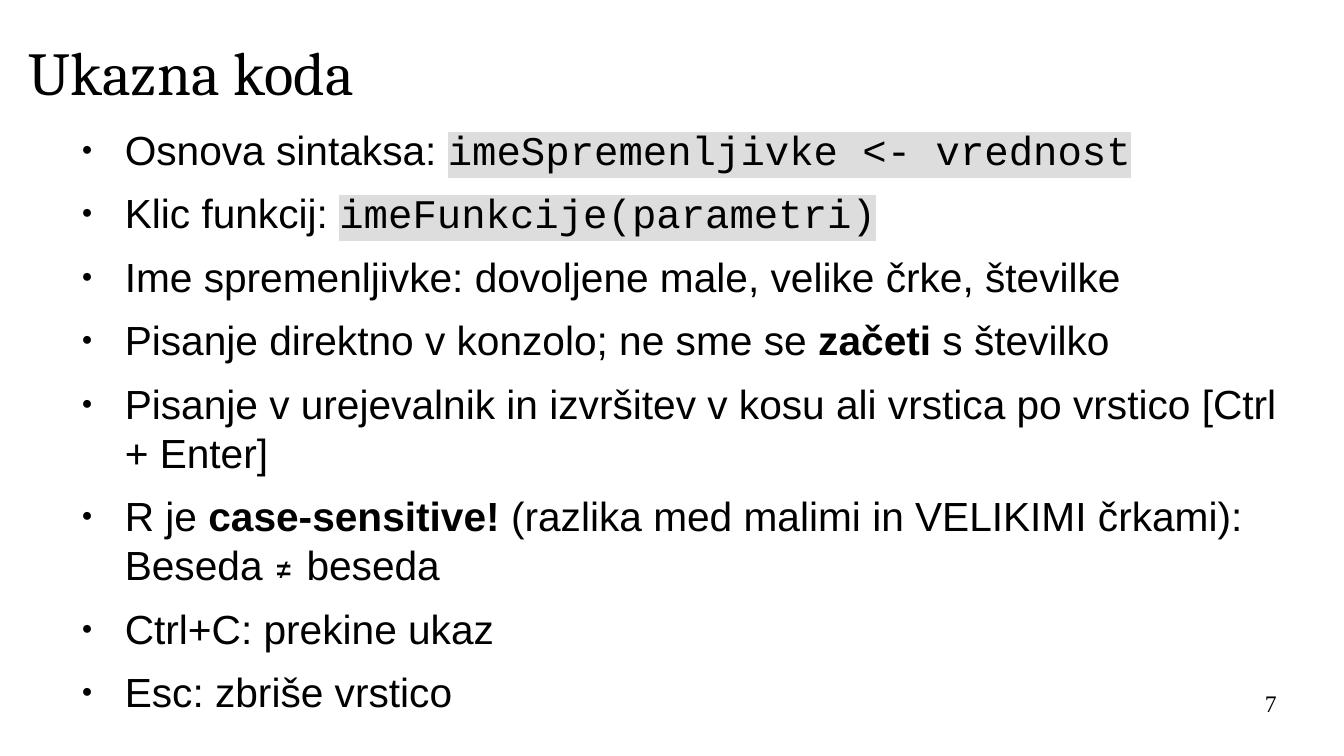
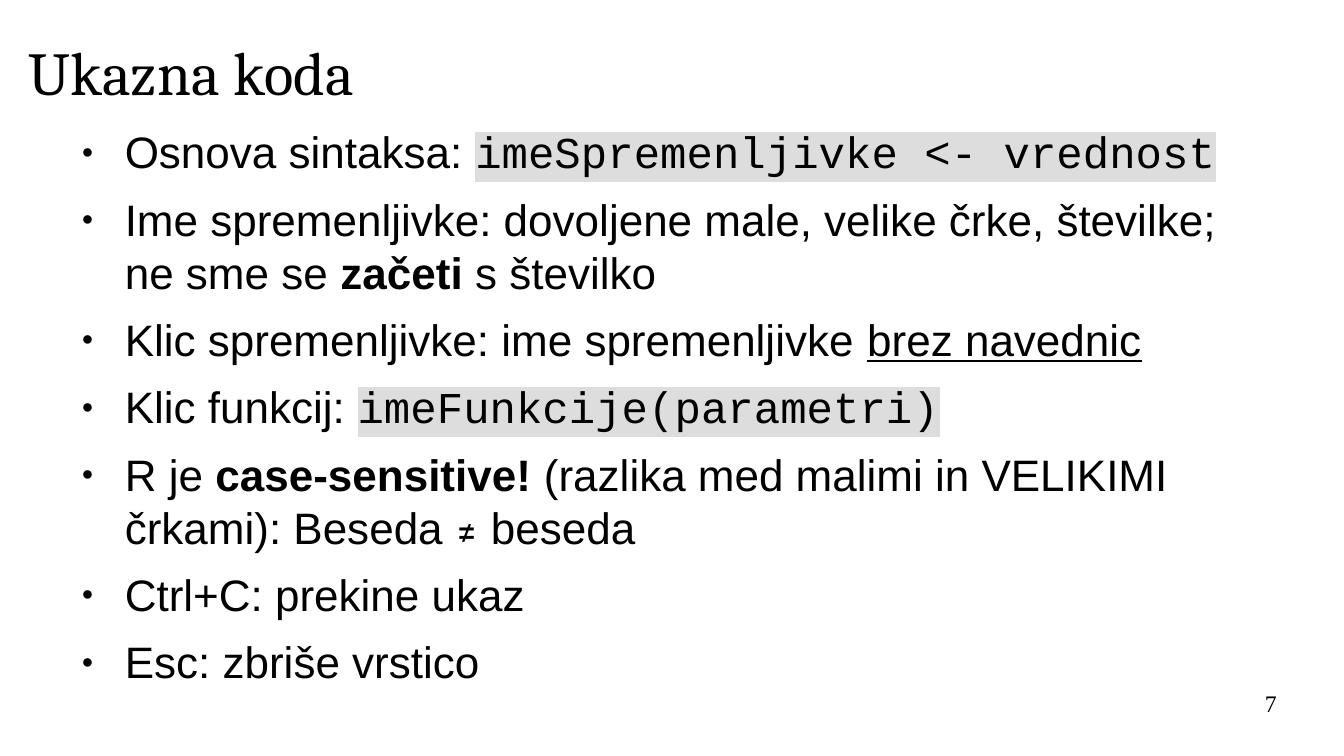
Before and after one commit to janaobsteter/R_tecaj, a slide deck: slide 7 of IT_Rtecaj.odp. Drawn at 1344x756 pixels with LibreOffice and Linux fonts; fonts in the diff are those of the drawing; background and template pictures are left out. Boxes give left, top, right and bottom in pixels: in the first picture for what was removed or moved away, otherwise in the second. Text is boxed around its words. In the diff, an @@ line names an element or a change of style, - is before the commit and + after.

```diff
--- a/IT_Rtecaj.odp
+++ b/IT_Rtecaj.odp
@@ text at (125, 136, 1215, 679): size 24.1 to 26 pt in "Osnova sintaksa: imeSpremenljivke <- vrednost", "Klic funkcij: imeFunkcije(parametri)", "R je case-sensitive! (razlika med malimi in ...", "Ctrl+C: prekine ukaz" and 1 more places @@
@@ text at (125, 204, 1216, 365): paragraphs added @@
+● Ime spremenljivke: dovoljene male, velike črke, številke; ne sme se začeti s številko
+● Klic spremenljivke: ime spremenljivke brez navednic
@@ text at (125, 262, 1276, 476): paragraphs removed @@
-● Ime spremenljivke: dovoljene male, velike črke, številke
-● Pisanje direktno v konzolo; ne sme se začeti s številko
-● Pisanje v urejevalnik in izvršitev v kosu ali vrstica po vrstico [Ctrl + Enter]
```
Also in this commit, not shown: 29 other slides changed, 6 slides added.
